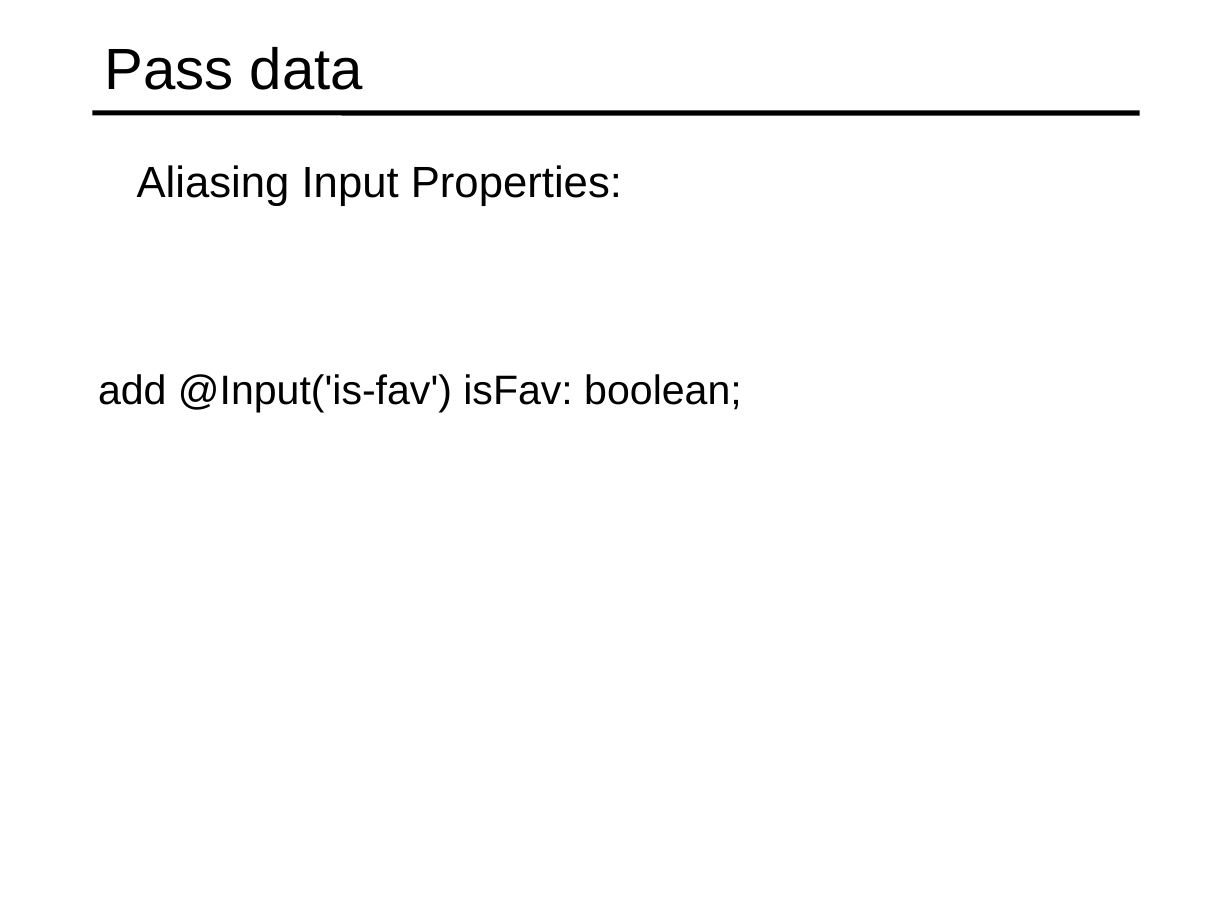
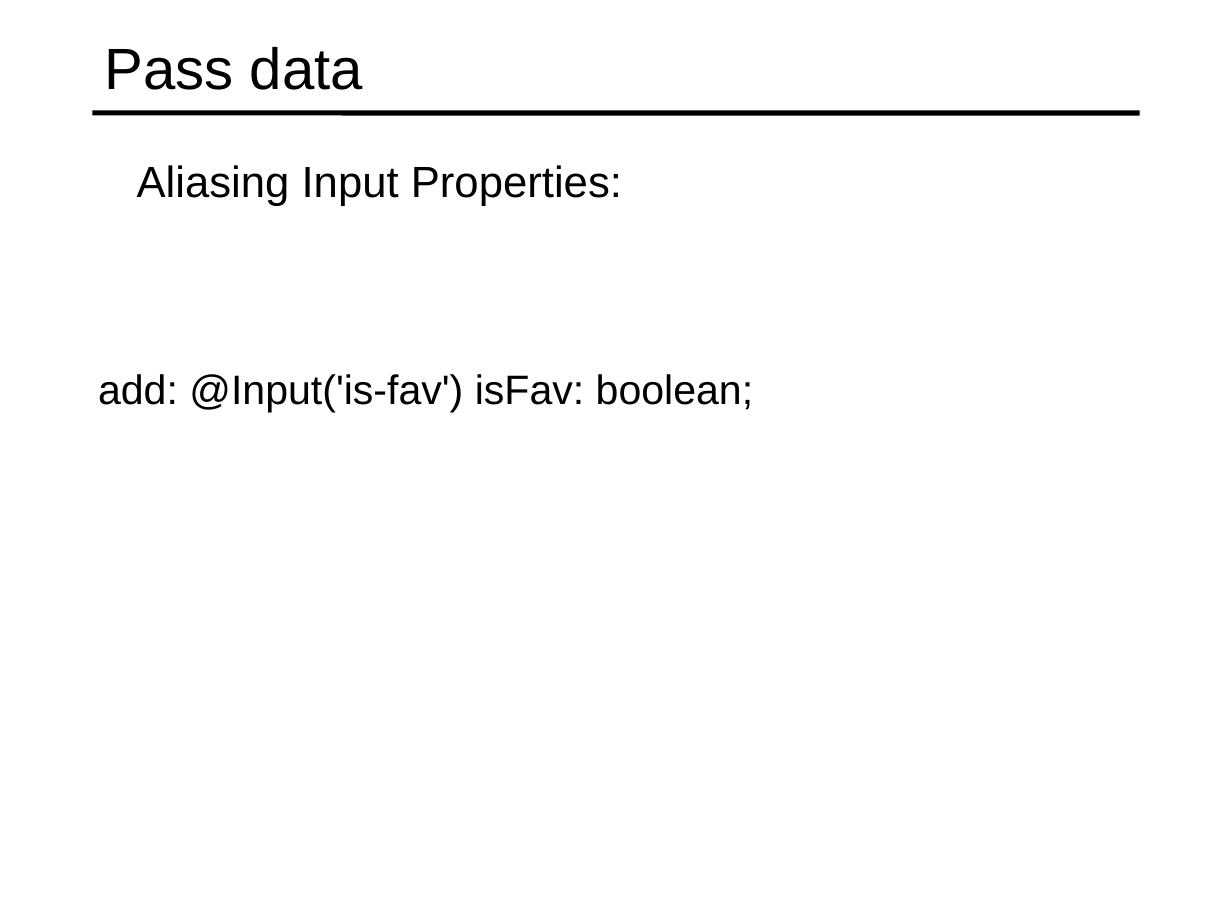
Before and after one commit to specter01wj/Jago_Link_Training, a slide deck: slide 5 of Angular/Angular7/Angular Advanced Course/Essentials/3.Building Re-usable Components/L3_Building Re-usable Components.ppt. Drawn at 1232x924 pixels with LibreOffice and Linux fonts; fonts in the diff are those of the drawing. Boxes give left, top, right and bottom in pixels: in the first picture for what was removed or moved away, otherwise in the second. Text is boxed around its words. In the diff, an @@ line names an element or a change of style, - is before the commit and + after.

```diff
--- a/Angular/Angular7/Angular Advanced Course/Essentials/3.Building Re-usable Components/L3_Building Re-usable Components.ppt
+++ b/Angular/Angular7/Angular Advanced Course/Essentials/3.Building Re-usable Components/L3_Building Re-usable Components.ppt
@@ text at (98, 374, 754, 413): text changed @@
-  add @Input('is-fav') isFav: boolean;
+  add: @Input('is-fav') isFav: boolean;
```
Also in this commit, not shown: 2 other slides changed.
